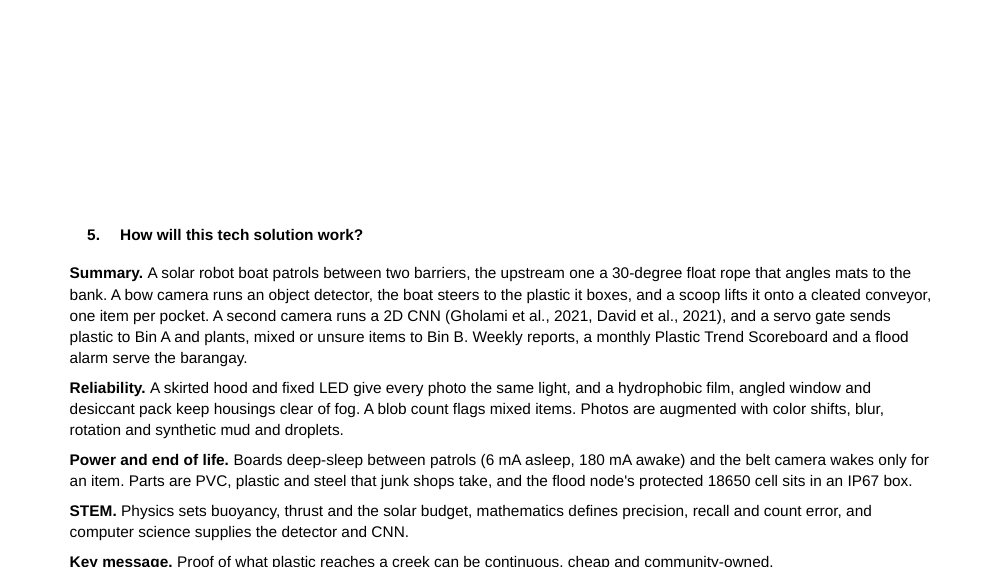
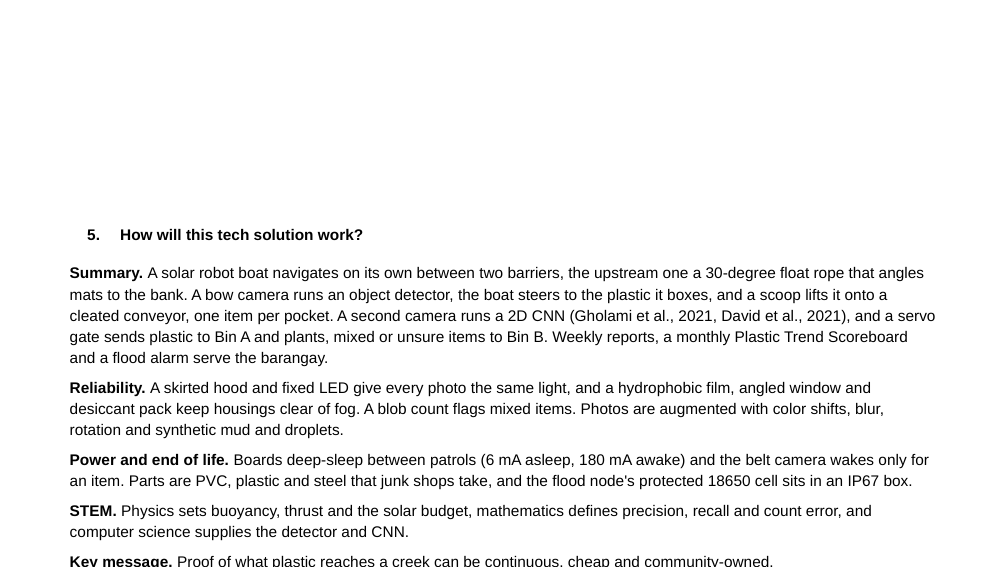
Before and after one commit to tmommu/research, a slide deck: slide 4 of sft_entry/SAGIP_SFT2026_Entry_PPT.pptx. Drawn at 1008x567 pixels with LibreOffice and Linux fonts; fonts in the diff are those of the drawing; background and template pictures are left out. Boxes give left, top, right and bottom in pixels: in the first picture for what was removed or moved away, otherwise in the second. Text is boxed around its words. In the diff, an @@ line names an element or a change of style, - is before the commit and + after.

```diff
--- a/sft_entry/SAGIP_SFT2026_Entry_PPT.pptx
+++ b/sft_entry/SAGIP_SFT2026_Entry_PPT.pptx
@@ text at [70,267,936,366]: text changed @@
-Summary. A solar robot boat patrols between two barriers, the upstream one a 30-degree float rope that angles mats to the bank. A bow camera runs an object detector, the boat steers to the plastic it boxes, and a scoop lifts it onto a cleated conveyor, one item per pocket. A second camera runs a 2D CNN (Gholami et al., 2021, David et al., 2021), and a servo gate sends plastic to Bin A and plants, mixed or unsure items to Bin B. Weekly reports, a monthly Plastic Trend Scoreboard and a flood alarm serve the barangay.
+Summary. A solar robot boat navigates on its own between two barriers, the upstream one a 30-degree float rope that angles mats to the bank. A bow camera runs an object detector, the boat steers to the plastic it boxes, and a scoop lifts it onto a cleated conveyor, one item per pocket. A second camera runs a 2D CNN (Gholami et al., 2021, David et al., 2021), and a servo gate sends plastic to Bin A and plants, mixed or unsure items to Bin B. Weekly reports, a monthly Plastic Trend Scoreboard and a flood alarm serve the barangay.
```
Also in this commit, not shown: 5 other slides changed, 6 other files.
